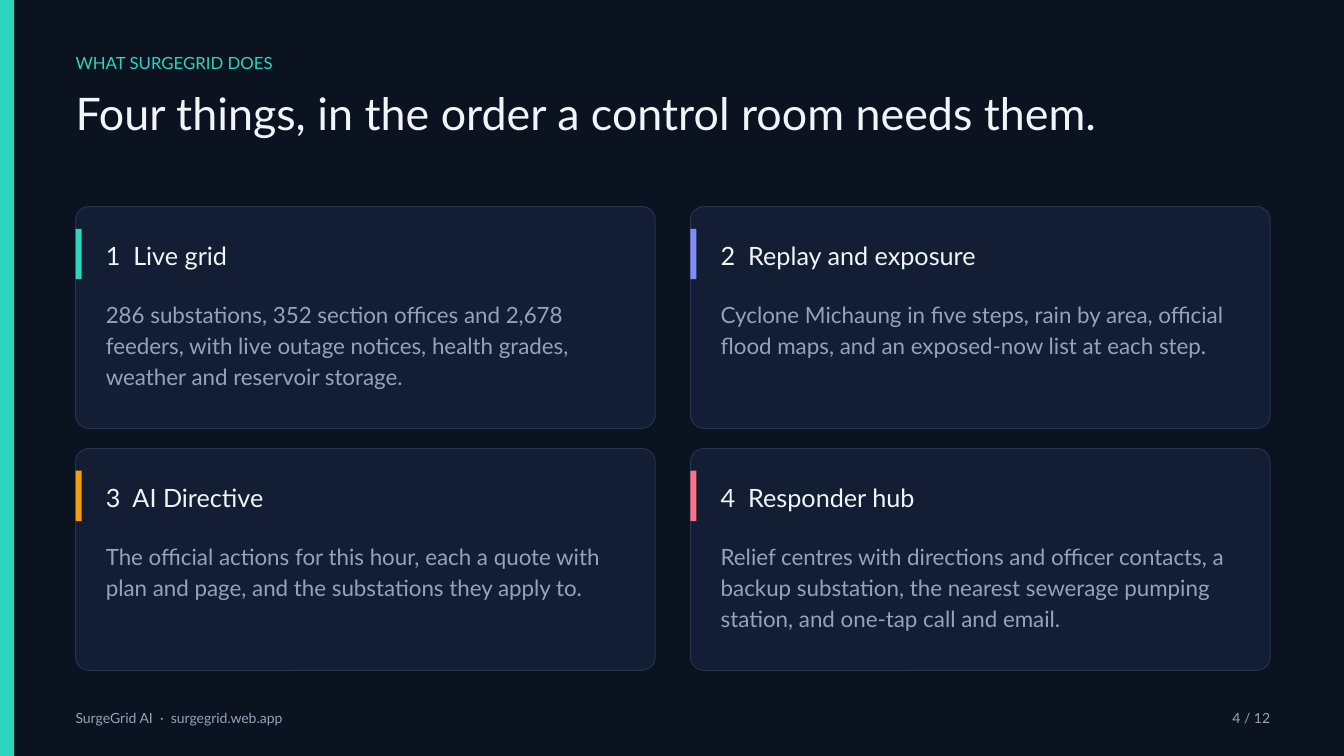
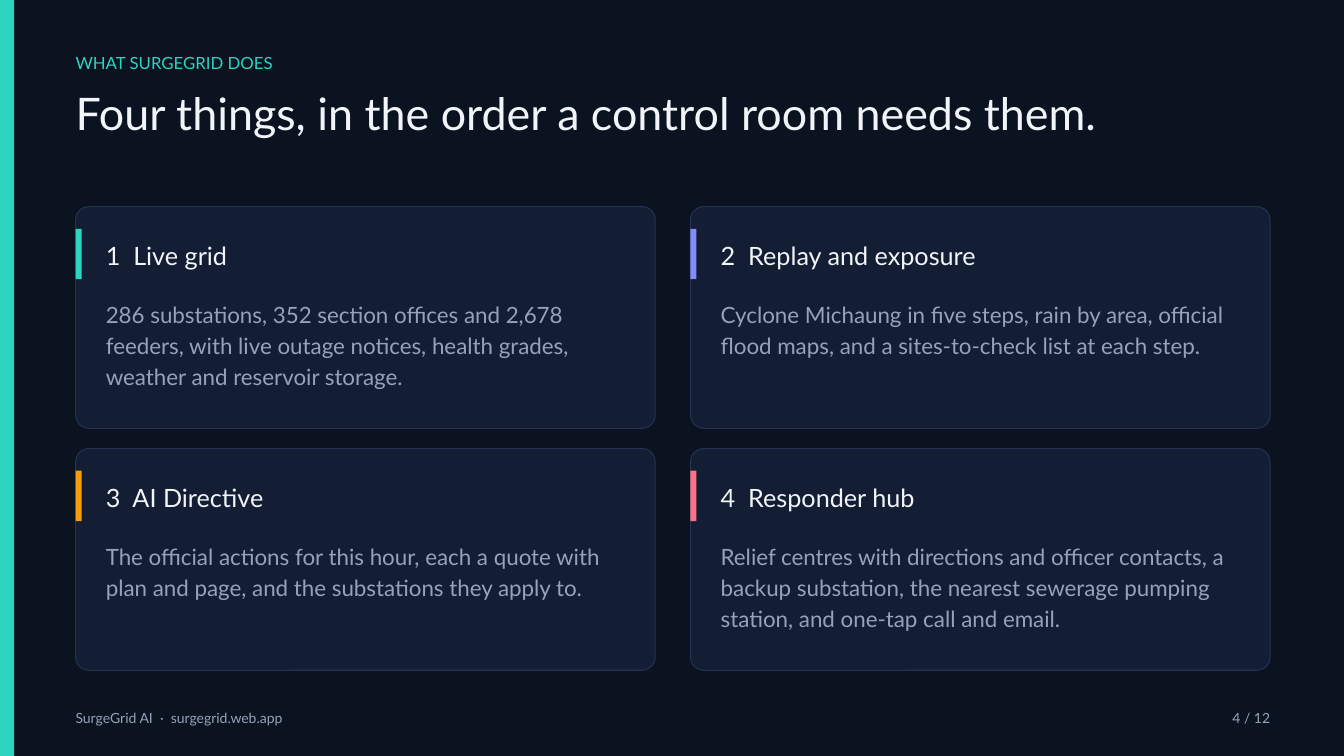
Before and after one commit to rsiva2294/surgegrid-ai, a slide deck: slide 4 of docs/SurgeGrid_AI_Deck.pptx. Drawn at 1344x756 pixels with LibreOffice and Linux fonts; fonts in the diff are those of the drawing. Boxes give left, top, right and bottom in pixels: in the first picture for what was removed or moved away, otherwise in the second. Text is boxed around its words. In the diff, an @@ line names an element or a change of style, - is before the commit and + after.

```diff
--- a/docs/SurgeGrid_AI_Deck.pptx
+++ b/docs/SurgeGrid_AI_Deck.pptx
@@ text at box(721, 306, 1223, 358): text changed @@
-Cyclone Michaung in five steps, rain by area, official flood maps, and an exposed-now list at each step.
+Cyclone Michaung in five steps, rain by area, official flood maps, and a sites-to-check list at each step.
```
Also in this commit, not shown: 1 other slide changed, 2 other files.
